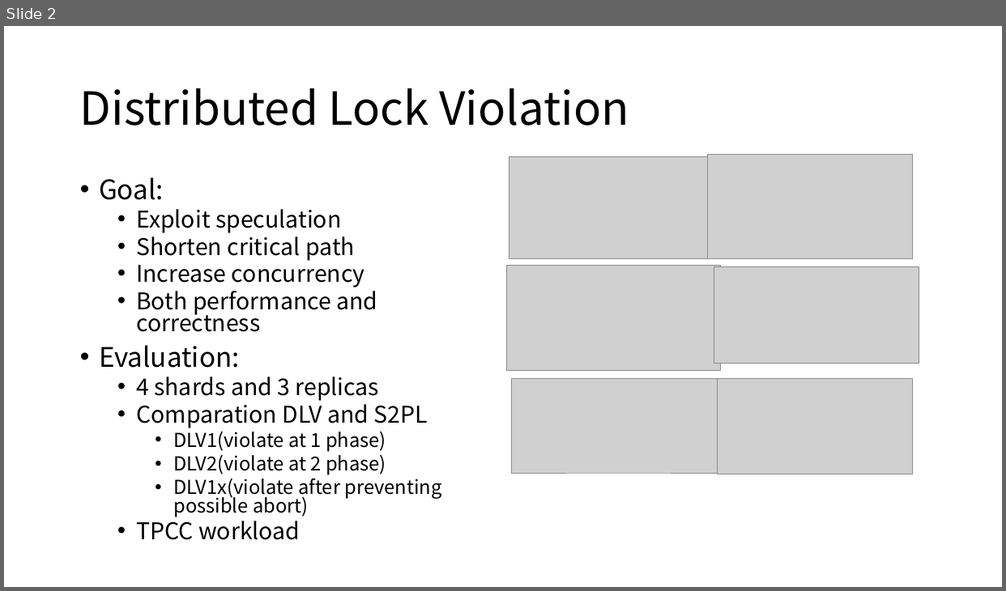
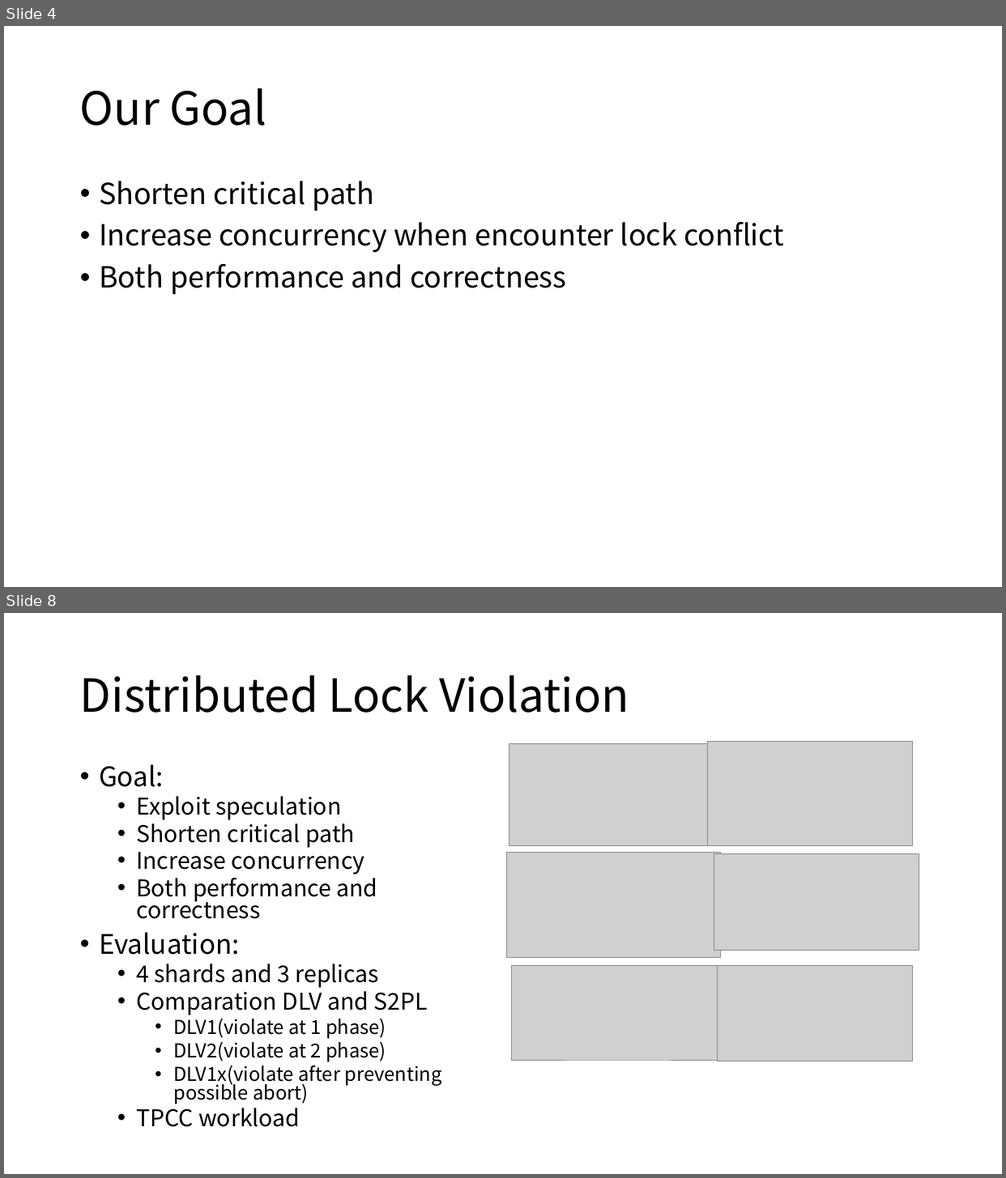
Before and after one commit to ybbh/dlv, a slide deck: figure/DLV.pptx. Shown one above the other, each under a label of ours: slide 2 before the commit, slides 4 and 8 after it; the slides between them are not shown. The pictures are 1006x591 and 1006x1178 pixels, drawn with LibreOffice and Linux fonts; fonts in the diff are those of the drawing; grey boxes stand for pictures. Boxes give left, top, right and bottom in pixels: in the first picture for what was removed or moved away, otherwise in the second. Text is boxed around its words. In the diff, an @@ line names an element or a change of style, - is before the commit and + after.

```diff
--- a/figure/DLV.pptx
+++ b/figure/DLV.pptx
@@ slide 4 added at (4, 26, 1002, 587), background #FFFFFF @@
@@ title added at (80, 88, 267, 126), 44 pt, text #000000 @@
+Our Goal
@@ text added at (99, 181, 784, 295), 28 pt, text #000000 @@
+• Shorten critical path
+• Increase concurrency when encounter lock conflict
+• Both performance and correctness
@@ what was slide 2 is now slide 8 @@
```
Also in this commit, not shown: 9 other slides added, 1 slide removed, 2 other files.
